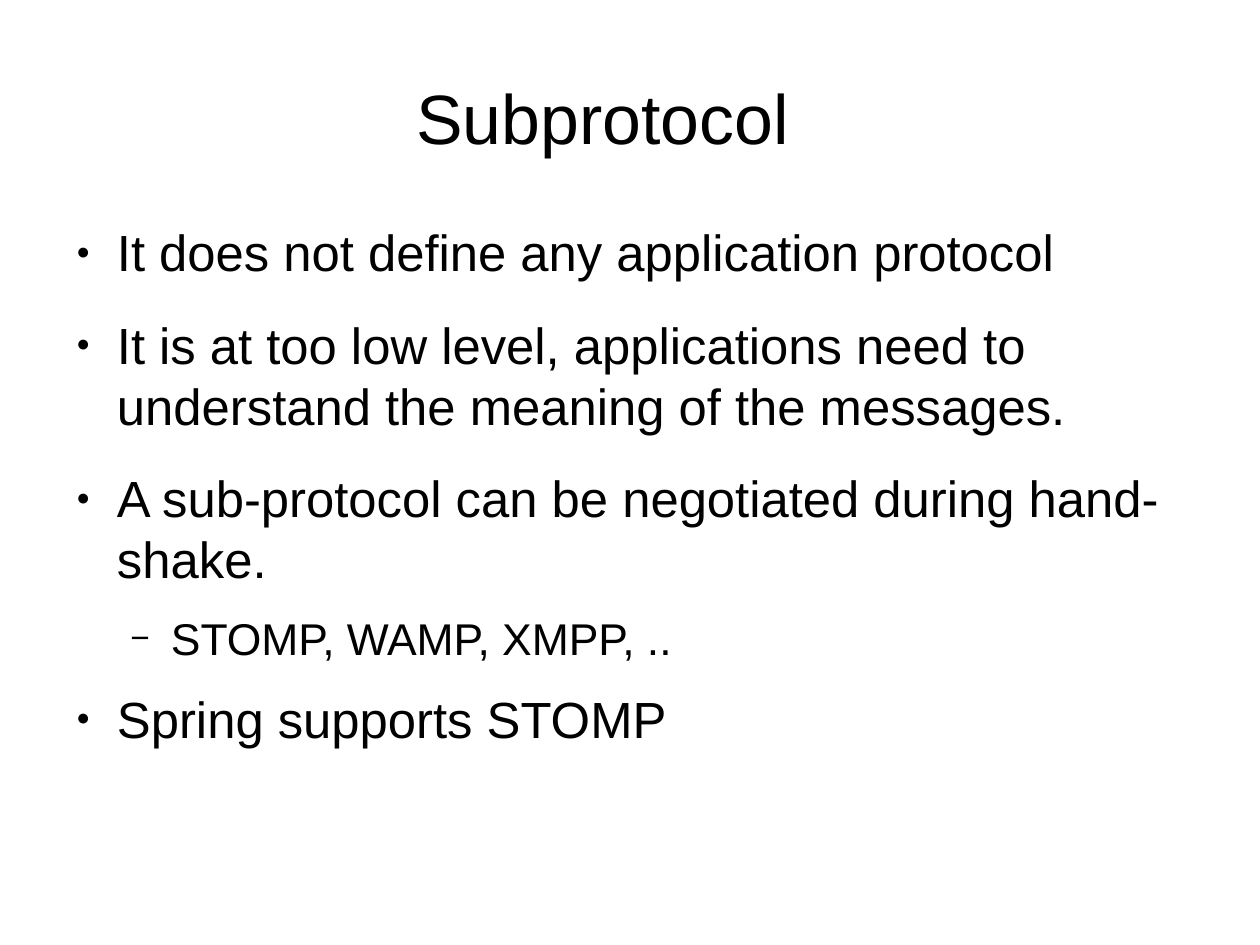
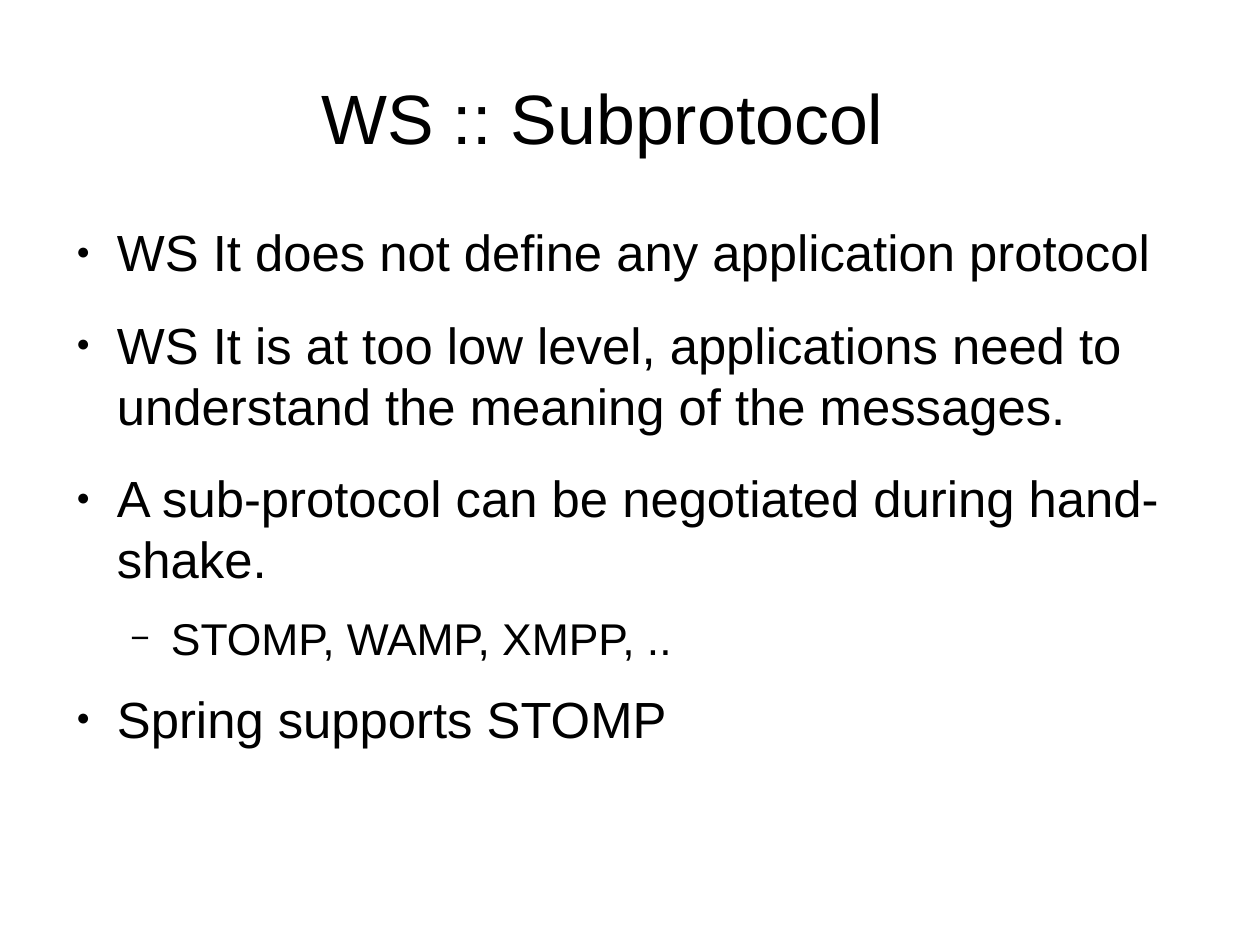
Before and after one commit to Tinvention/Training-websocket-with-spring, a slide deck: slide 8 of websocket-with-spring.odp (slide 9 before the commit). Drawn at 1260x945 pixels with LibreOffice and Linux fonts; fonts in the diff are those of the drawing; background and template pictures are left out. Boxes give left, top, right and bottom in pixels: in the first picture for what was removed or moved away, otherwise in the second. Text is boxed around its words. In the diff, an @@ line names an element or a change of style, - is before the commit and + after.

```diff
--- a/websocket-with-spring.odp
+++ b/websocket-with-spring.odp
@@ title at [321, 93, 884, 157]: text changed @@
-Subprotocol
+WS :: Subprotocol
@@ text at [117, 234, 1150, 435]: text changed @@
-● It does not define any application protocol
-● It is at too low level, applications need to understand the meaning of the messages.
+● WS It does not define any application protocol
+● WS It is at too low level, applications need to understand the meaning of the messages.
```
Also in this commit, not shown: 5 other slides changed, 1 slide added, 1 slide removed, 4 other files.
